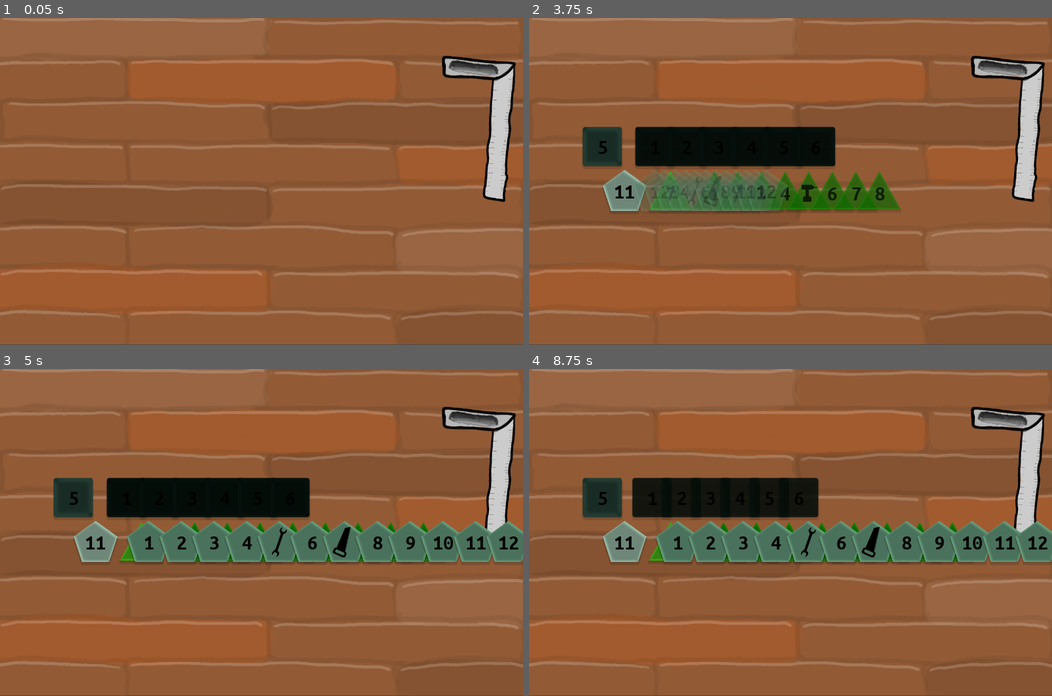
Above: before the commit, frames 1-4 (two rows, left to right).
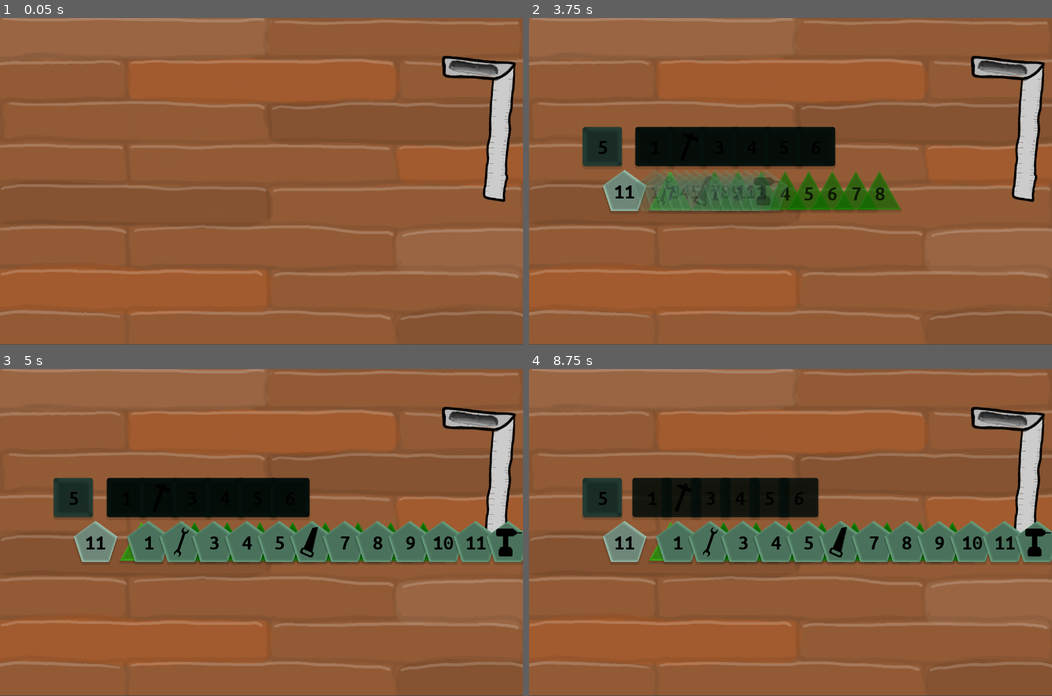
Above: after the commit, the same moments.

Repository: matzebond/DiceRepair
Game: Godot game, scene res://scenes/screens/RootNode.tscn
Same seed, same stepped clock (60 frames per second), same inputs: the game is played once before the commit and once after it.
Inputs (mouse positions are in pixels of both pictures, inside the frame that each line leads up to):
- Up to frame 1 (0.05 s): no input
- Up to frame 2 (3.75 s): drag from (659, 96) to (638, 178) at 0.52 s; drag from (649, 207) to (633, 119) at 1.27 s; move the mouse to (623, 191) at 2.02 s; click (623, 191) at 2.17 s; drag from (764, 246) to (602, 145) at 2.77 s; drag from (644, 145) to (816, 181) at 3.52 s
- Up to frame 3 (5 s): drag from (156, 496) to (183, 450) at 4.27 s
- Up to frame 4 (8.75 s): tap Enter at 5, 6.5, 8 s; move the mouse to (722, 496) at 5.02 s; click (722, 496) at 5.17 s; tap Space at 5.75, 7.25 s; drag from (753, 496) to (685, 548) at 5.77 s; drag from (785, 496) to (842, 460) at 6.52 s; drag from (816, 496) to (722, 545) at 7.27 s; click (722, 545) at 8.17 s

The runs differ from the first frame. In frame 2, 0.3% of the frame differs, in the area x 24-56%, y 48-58%; in frame 3, 0.6%, in the area x 33-100%, y 48-58%; in frame 4, 0.6%.

Commit message:
Add first working upgrading draft

Diff:
--- a/scenes/die/Die.gd
+++ b/scenes/die/Die.gd
@@ -131,6 +131,9 @@
             state = Dragging
             get_tree().current_scene.dragging_die = true
             start_drag()
+        if event.pressed and mouse_inside and state == Blocked:
+            get_parent().select(self)
+            get_tree().set_input_as_handled()
 
     if event is InputEventMouseButton and event.button_index == BUTTON_RIGHT and event.pressed:
         if mouse_inside and state == Default and get_tree().current_scene.can_pay(viz_state.roll_cost):
--- a/scenes/die/DiePreview.gd
+++ b/scenes/die/DiePreview.gd
@@ -1,6 +1,6 @@
 extends Node2D
 
-onready var Die
+const Die = preload("res://scenes/die/Die.tscn")
 const DIE_DST = 80
 const EXTRACT_TIME = 0.8
 const CONTRACT_TIME = 0.4
@@ -8,9 +8,15 @@
 var faces = 0
 var dummy_dice = []
 
+var die
+var selectable = false
+var selected = null
+var selected_face_id = -1
 
-func init(die):
-    var Die = load("res://scenes/die/Die.tscn")
+
+func init(die, selectable = false):
+    self.die = die
+    self.selectable = selectable
     faces = len(die.viz_state.faces)
     dummy_dice = []
     for i in range(faces):
@@ -36,5 +42,27 @@
         $Tween.interpolate_property(dice, "modulate:a", dice.modulate.a, 0, CONTRACT_TIME, Tween.TRANS_SINE, Tween.EASE_IN_OUT)
     $Tween.start()
 
+func update():
+    var children = get_children()
+    for i in range(1,len(children)):
+        children[i].viz_state.face_index = i-1
+        children[i].render_face()
+
+func select(die):
+    if not selectable:
+        return
+    if selected:
+        selected.modulate -= Color(0.2, 0.2, 0.2)
+    selected = die
+    selected_face_id = get_children().find(die) - 1
+    if selected:
+        selected.modulate += Color(0.2, 0.2, 0.2)
+
+
+func selected_face():
+    if not selectable or selected_face_id < 0:
+        return null
+    return selected.viz_state.faces[selected_face_id]
+
 func destroy_completed(_obj, _key):
     queue_free()
--- a/scenes/screens/RootNode.gd
+++ b/scenes/screens/RootNode.gd
@@ -1,9 +1,9 @@
 extends Node2D
 const Die = preload("res://scenes/die/Die.gd")
-onready var TutorialScene = preload("TutorialScene.tscn")
-onready var GameScene = preload("GameScene.tscn")
-onready var UpgradeScene = preload("UpgradeScene.tscn")
-onready var scene_map = {
+const TutorialScene = preload("TutorialScene.tscn")
+const GameScene = preload("GameScene.tscn")
+const UpgradeScene = preload("UpgradeScene.tscn")
+const scene_map = {
     "Tutorial": TutorialScene,
     "Game": GameScene,
     "Upgrade": UpgradeScene,
@@ -12,6 +12,7 @@
 
 const TRANS_TIME = 1
 
+var rng = RandomNumberGenerator.new()
 var dice = [Die.D6(), Die.D8(), Die.D12()]
 var game_running = false
 var dragging_die = false
@@ -21,7 +22,6 @@
 
 
 func _ready():
-    var rng = RandomNumberGenerator.new()
     rng.randomize()
     var face_sum = 0
     for die in dice:
--- a/scenes/screens/ToolBench.gd
+++ b/scenes/screens/ToolBench.gd
@@ -1,6 +1,6 @@
 extends Node2D
-
-onready var DiePreview = preload("res://scenes/die/DiePreview.tscn")
+const Die = preload("res://scenes/die/Die.gd")
+const DiePreview = preload("res://scenes/die/DiePreview.tscn")
 var previews = {}
 
 func _on_DropArea_drop_item(item):
@@ -12,15 +12,48 @@
 
     var preview = DiePreview.instance()
     add_child(preview)
-    preview.init(item)
+    preview.init(item, true)
     preview.global_position = item.global_position + Vector2(50, 0)
     previews[item.name] = preview
 
     item.connect("undrop_item", self, "_on_DropArea_undrop_item", [], CONNECT_ONESHOT)
 
-
-
 func _on_DropArea_undrop_item(item):
     if previews.has(item.name):
         previews[item.name].destroy()
         previews.erase(item.name)
+
+
+func _on_UpgradeButton_pressed():
+    var selected_faces = []
+    for preview in previews.values():
+        var face = preview.selected_face()
+        if face:
+            selected_faces.append([face, preview])
+
+    match len(selected_faces):
+        1:  # randomize face
+            var preview = selected_faces[0][1]
+            var face = selected_faces[0][0]
+            if not face:
+                return
+            if face.type == Die.Number:
+                face.value = get_tree().current_scene.rng.randi_range(1, len(preview.die.viz_state.faces))
+            else:
+                face.type = Die.TOOLS[get_tree().current_scene.rng.randi_range(0, len(Die.TOOLS) - 1)]
+
+        2: # swap faces
+            var face_a = selected_faces[0][0]
+            var face_b = selected_faces[1][0]
+            if not face_a or not face_b:
+                return
+            var type = face_a.type
+            var value = face_a.value
+            face_a.type = face_b.type
+            face_a.value = face_b.value
+            face_b.type = type
+            face_b.value = value
+
+    for obj in selected_faces:
+            obj[1].update()
+            obj[1].select(null)
--- a/scenes/screens/UpgradeScene.tscn
+++ b/scenes/screens/UpgradeScene.tscn
@@ -45,26 +45,28 @@
 "_edit_use_anchors_": false
 }
 
-[node name="UpgradeButton" type="Button" parent="."]
-margin_left = 445.122
-margin_top = 306.333
-margin_right = 1055.12
-margin_bottom = 413.333
+[node name="ToolBench" type="Node2D" parent="."]
+position = Vector2( 650, 150 )
+script = ExtResource( 5 )
+
+[node name="UpgradeButton" type="Button" parent="ToolBench"]
+margin_left = -324.614
+margin_top = 158.413
+margin_right = 260.386
+margin_bottom = 270.413
 custom_fonts/font = SubResource( 1 )
-text = "Ugrade/Repair"
+text = "Upgrade"
 __meta__ = {
 "_edit_use_anchors_": false
 }
 
-[node name="ToolBench" type="Node2D" parent="."]
-position = Vector2( 999, 569 )
-script = ExtResource( 5 )
-
 [node name="DropArea" parent="ToolBench" instance=ExtResource( 4 )]
-position = Vector2( -799.078, -351.625 )
+position = Vector2( -491, 0 )
+scale = Vector2( 0.4, 0.7 )
 
 [node name="DieArea" parent="." instance=ExtResource( 4 )]
 position = Vector2( 490.154, 626.457 )
 scale = Vector2( 4.7, 1.5 )
 [connection signal="pressed" from="StartButton" to="." method="_on_StartButton_pressed"]
+[connection signal="pressed" from="ToolBench/UpgradeButton" to="ToolBench" method="_on_UpgradeButton_pressed"]
 [connection signal="drop_item" from="ToolBench/DropArea" to="ToolBench" method="_on_DropArea_drop_item"]
